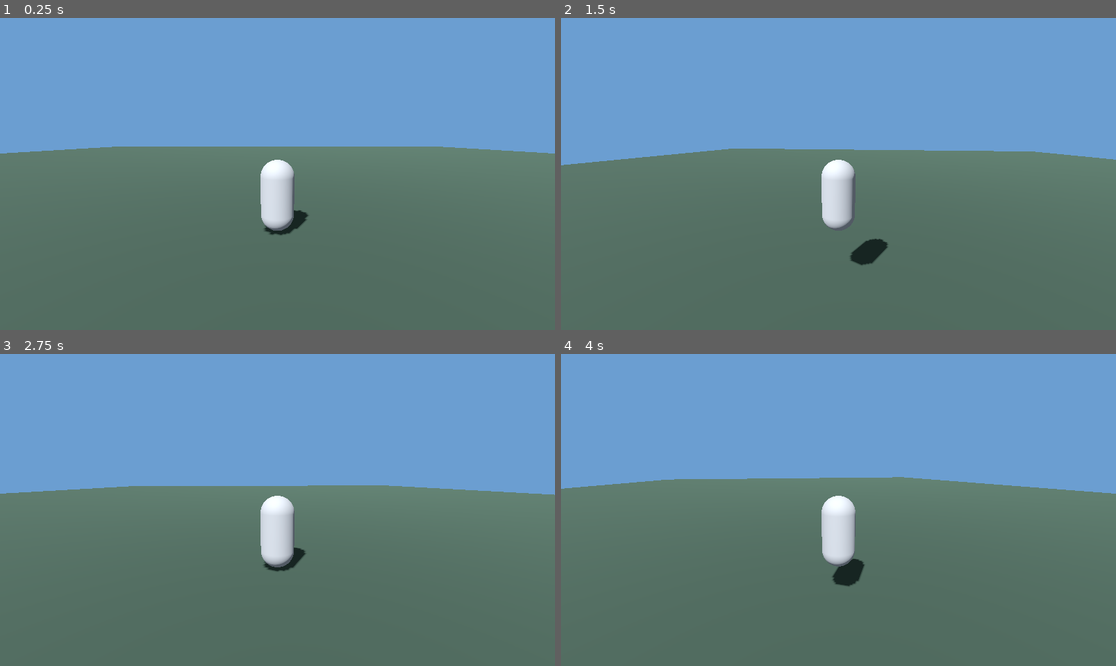
Above: before the commit, frames 1-4 (two rows, left to right).
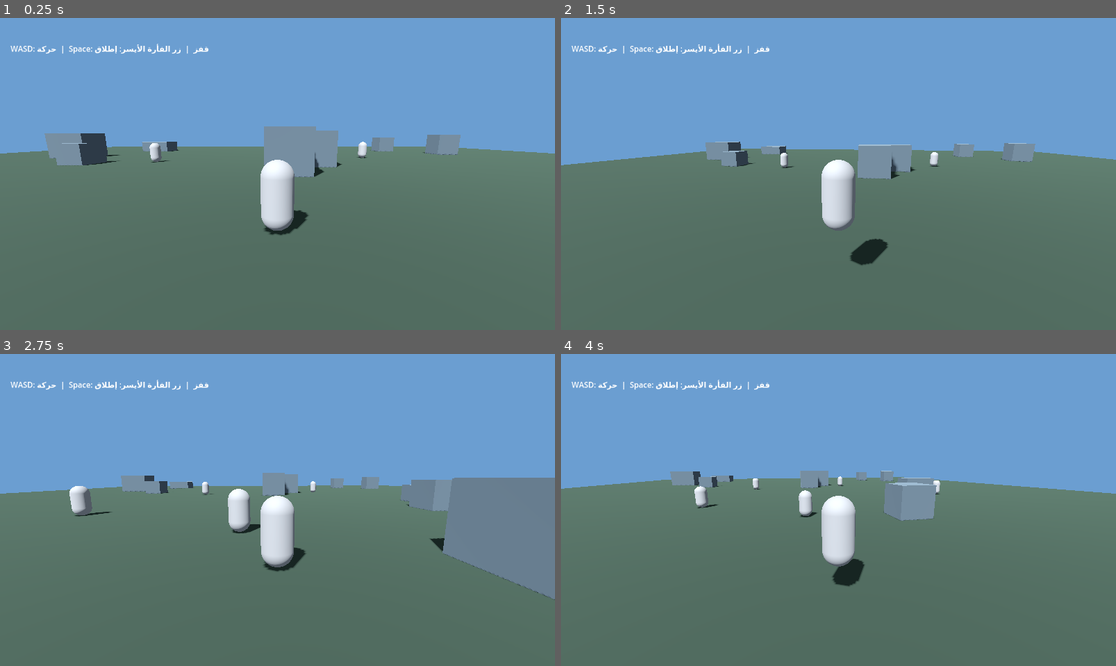
Above: after the commit, the same moments.

Repository: ffzit37-commits/Actaitv
Game: Godot game, scene res://scenes/main.tscn
Two runs of this game, one before a commit and one after it. Both use one fixed random seed, a clock stepped at 60 frames per second and the inputs below.
Inputs (mouse positions are in pixels of both pictures, inside the frame that each line leads up to):
- Up to frame 1 (0.25 s): no input
- Up to frame 2 (1.5 s): tap Enter at 0.5 s; move the mouse to (866, 174) at 0.52 s; hold W (move_forward) from 0.53 s (still down); click (866, 174) at 0.67 s; tap Space (jump) at 0.77 s; move the mouse to (810, 174) at 1.27 s
- Up to frame 3 (2.75 s): keep holding W (move_forward); tap Space (jump) at 1.52 s; move the mouse to (288, 503) at 2.02 s
- Up to frame 4 (4 s): keep holding W (move_forward); move the mouse to (832, 516) at 2.77 s; click (832, 516) at 2.92 s; tap Space (jump) at 3.02, 3.77 s; move the mouse to (877, 513) at 3.52 s

The runs differ from the first frame. In frame 1, 4.0% of the frame differs, in the area x 1-83%, y 8-52%; in frame 2, 2.5%; in frame 3, 9.4%, in the area x 1-100%, y 8-79%; in frame 4, 2.7%.
Error after the commit: Invalid assignment of property or key 'text' with value of type 'String' on a base object of type 'Nil'. (res://scripts/hud.gd:6)

Commit message:
Connect combat arena gameplay scene

Diff:
--- a/godot/scenes/main.tscn
+++ b/godot/scenes/main.tscn
@@ -1,6 +1,7 @@
-[gd_scene load_steps=6 format=3]
+[gd_scene load_steps=7 format=3]
 
 [ext_resource type="PackedScene" path="res://scenes/player.tscn" id="1"]
+[ext_resource type="Script" path="res://scripts/world.gd" id="2"]
 
 [sub_resource type="Environment" id="WorldEnvironment"]
 background_mode = 1
@@ -21,6 +22,7 @@
 material = SubResource("GroundMaterial")
 
 [node name="Main" type="Node3D"]
+script = ExtResource("2")
 
 [node name="WorldEnvironment" type="WorldEnvironment" parent="."]
 environment = SubResource("WorldEnvironment")
